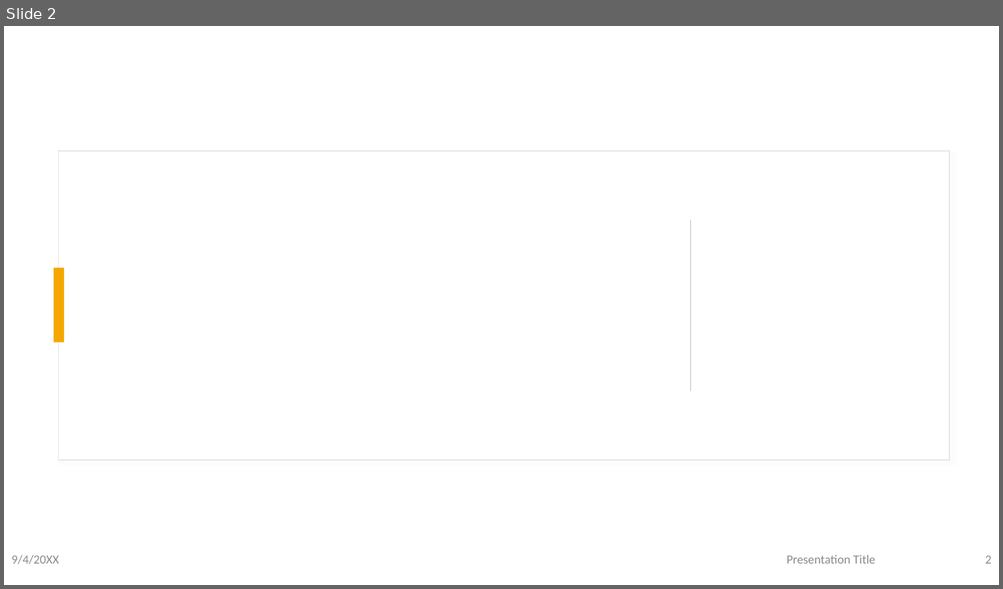
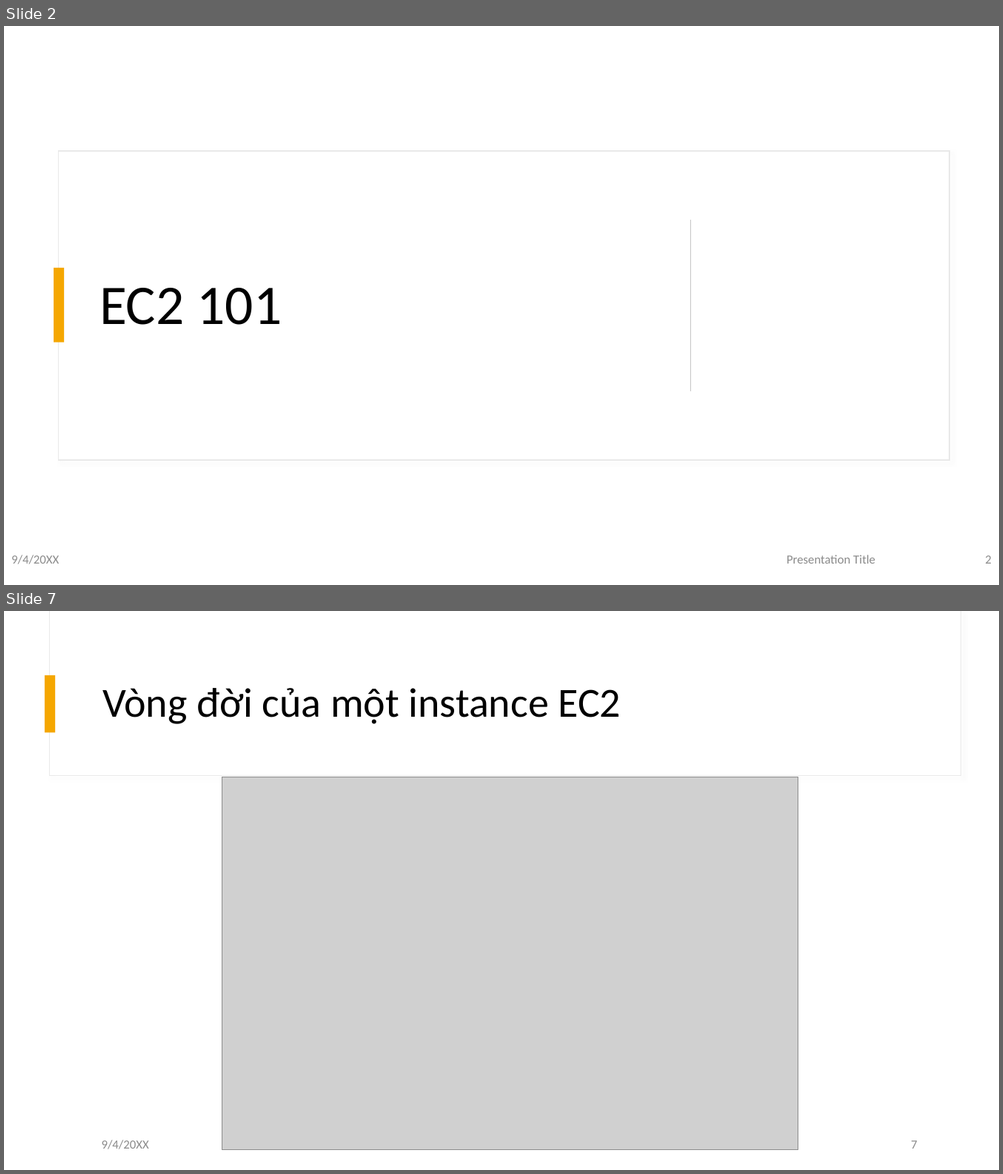
Before and after one commit to uzuhinta/aws_learning-resource, a slide deck: doc/EC2.pptx. Shown one above the other, each under a label of ours: slide 2 before the commit, slides 2 and 7 after it; the slides between them are not shown. The pictures are 1003x589 and 1003x1174 pixels, drawn with LibreOffice and Linux fonts; fonts in the diff are those of the drawing; grey boxes stand for pictures. Boxes give left, top, right and bottom in pixels: in the first picture for what was removed or moved away, otherwise in the second. Text is boxed around its words. In the diff, an @@ line names an element or a change of style, - is before the commit and + after.

```diff
--- a/doc/EC2.pptx
+++ b/doc/EC2.pptx
@@ slide 7 added at <box>4,611,999,1170</box>, background #FFFFFF @@
@@ rectangle added at <box>50,611,961,776</box>, fill #FFFFFF, outline #E9E9E9 0.75 pt @@
@@ rectangle added at <box>45,675,56,732</box>, fill #F5A700 @@
@@ title added at <box>102,688,620,724</box>, 40 pt, text #000000 @@
+Vòng đời của một instance EC2
@@ picture added at <box>222,777,799,1150</box> @@
@@ text added at <box>102,1140,149,1150</box>, 12 pt, text #8C8C8C @@
+9/4/20XX
@@ page number added at <box>910,1141,916,1149</box>, 12 pt, text #8C8C8C @@
+7
@@ text added at <box>457,1150,546,1153</box>, 12 pt, text #8C8C8C @@
+Presentation Title
@@ slide 2 changed as well @@
@@ title added at <box>99,288,282,325</box>, 54 pt, text #000000 @@
+EC2 101
```
Also in this commit, not shown: 5 other slides changed, 15 other slides added, 3 slides removed, 5 other files.
